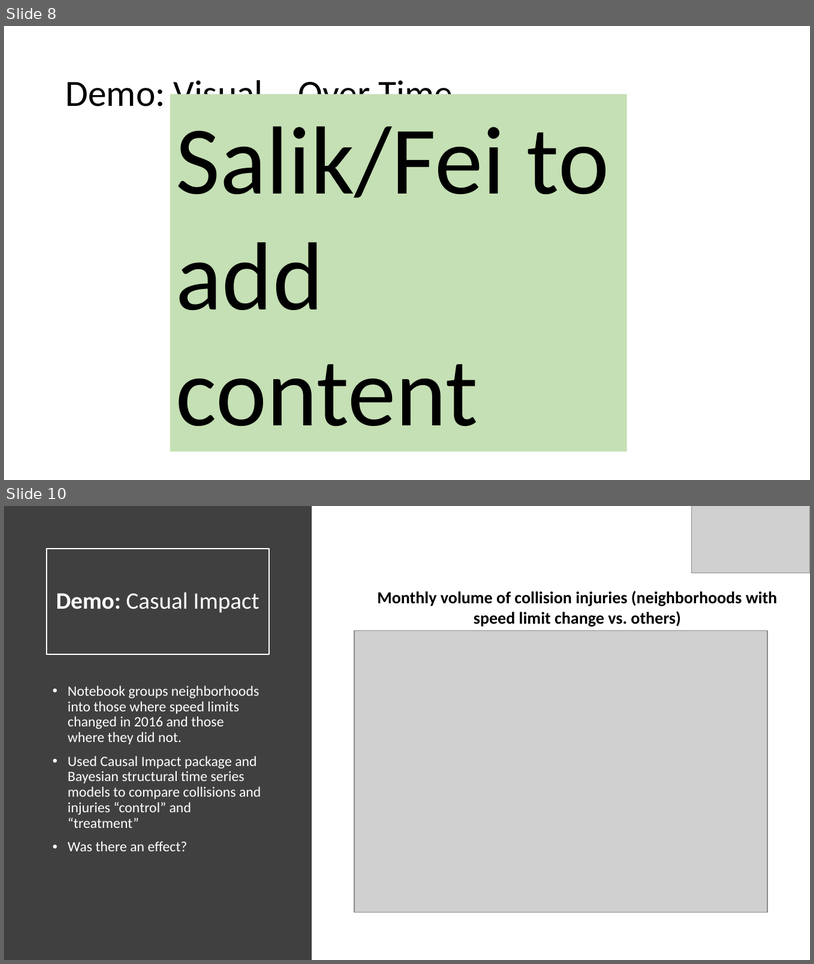
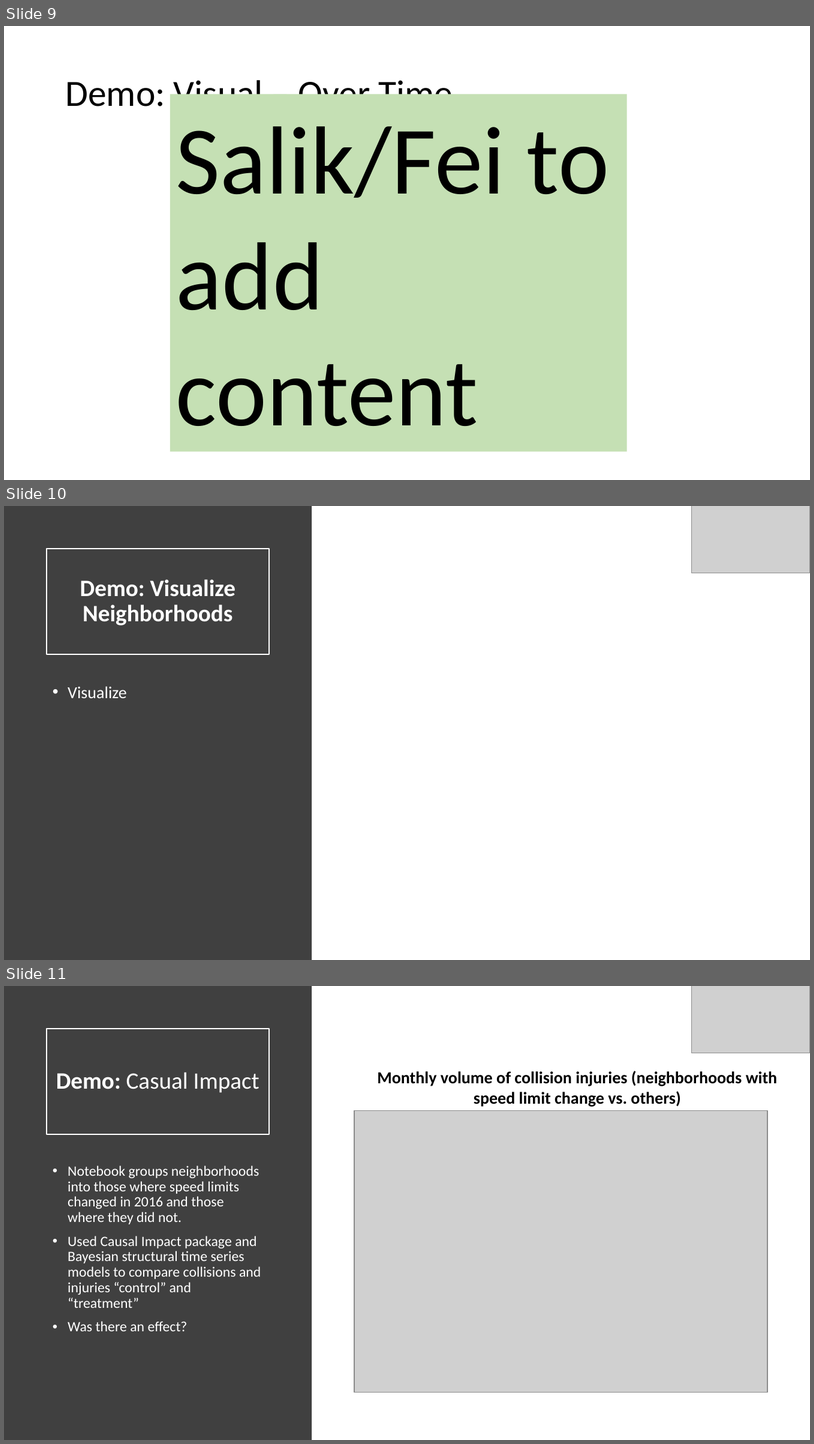
Before and after one commit to gdc3000/wa_collisions, a slide deck: doc/wa_collisions_final_presentation.pptx. Shown one above the other, each under a label of ours: slides 8 and 10 before the commit, slides 9, 10 and 11 after it; the slides between them are not shown. The pictures are 814x964 and 814x1444 pixels, drawn with LibreOffice and Linux fonts; fonts in the diff are those of the drawing; grey boxes stand for pictures. Boxes give left, top, right and bottom in pixels: in the first picture for what was removed or moved away, otherwise in the second. Text is boxed around its words. In the diff, an @@ line names an element or a change of style, - is before the commit and + after.

```diff
--- a/doc/wa_collisions_final_presentation.pptx
+++ b/doc/wa_collisions_final_presentation.pptx
@@ slide 10 added at [4,506,810,960], background #FFFFFF @@
@@ rectangle added at [4,506,312,960], fill #404040 @@
@@ picture added at [692,506,810,573] @@
@@ title added at [47,549,269,654], outline #FFFFFF 1.5 pt, 28 pt, text #FFFFFF, bold @@
+Demo: Visualize Neighborhoods
@@ text added at [68,686,127,698], 20 pt, text #FFFFFF @@
+• Visualize
@@ what was slide 8 is now slide 9 @@
@@ what was slide 10 is now slide 11 @@
```
Also in this commit, not shown: 2 slides changed, 2 other slides added, 1 slide removed, 3 other files.
